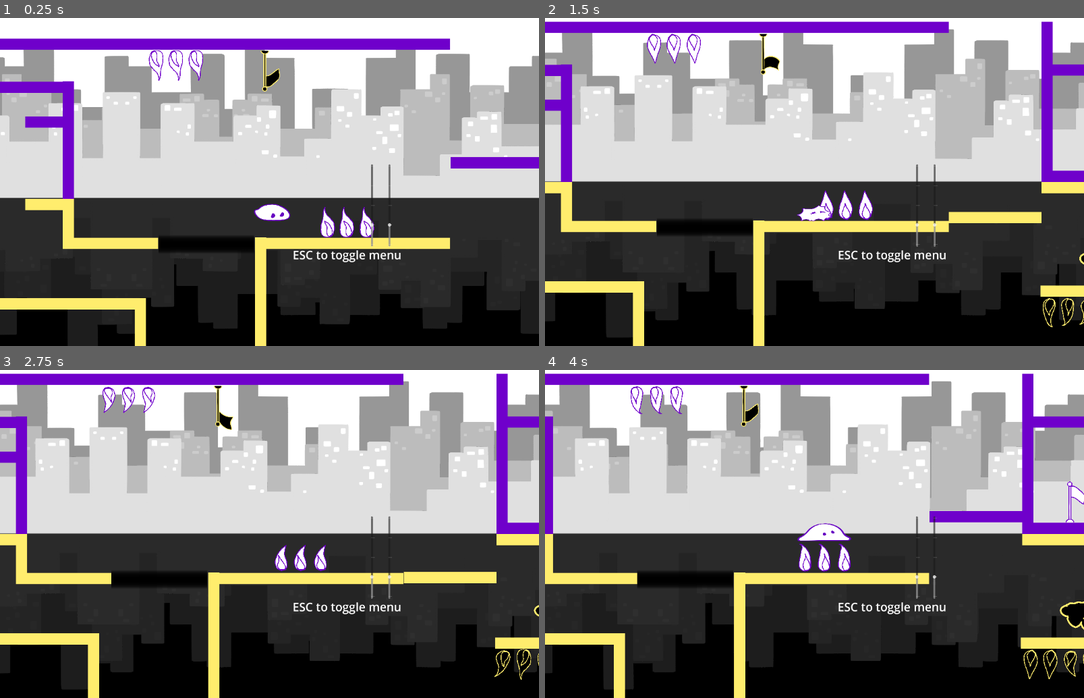
Above: before the commit, frames 1-4 (two rows, left to right).
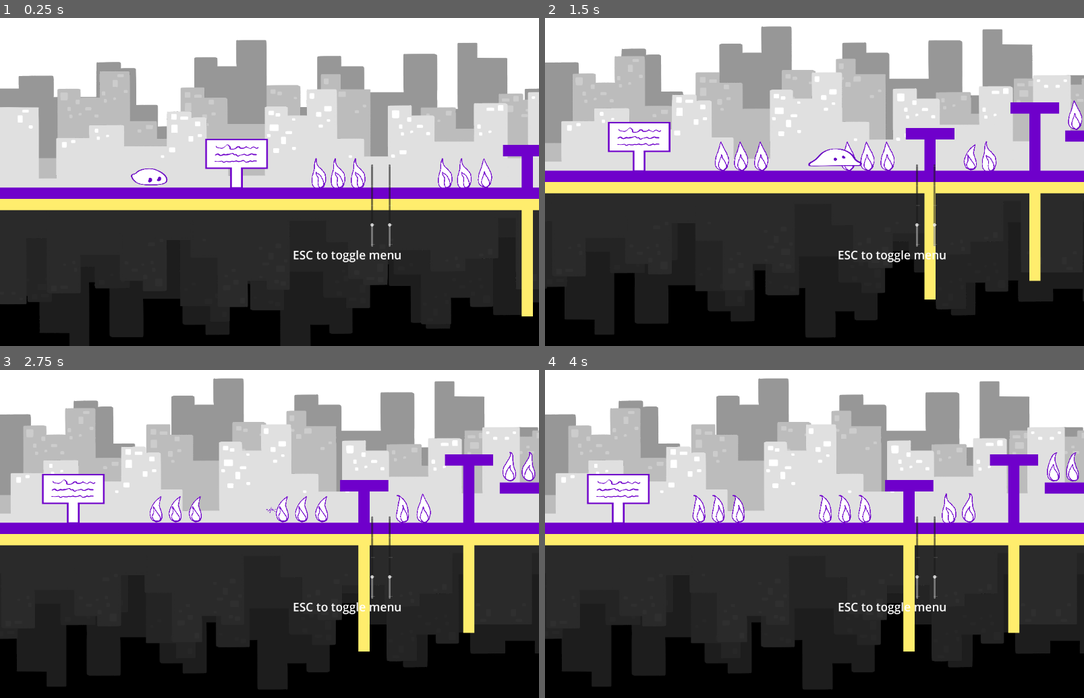
Above: after the commit, the same moments.

Repository: Globs-United/Project
Game: Godot game, scene res://lvl2.tscn
Same seed, same stepped clock (60 frames per second), same inputs: the game is played once before the commit and once after it. This scene is started directly instead of the project's main scene. Sound files missing from this copy of the repository are replaced by a short silence.
Inputs:
- Up to frame 1 (0.25 s): no input
- Up to frame 2 (1.5 s): hold Right (moveRight) from 0.53 s (still down); tap E (interact) at 0.6, 1.35 s; tap Space (jump) at 0.77 s
- Up to frame 3 (2.75 s): tap Space (jump) at 1.52 s; release Right (moveRight) at 2.03 s; hold Left (moveLeft) from 2.03 s (still down); tap E (interact) at 2.1 s
- Up to frame 4 (4 s): release Left (moveLeft) at 2.78 s; hold Right (moveRight) from 2.78 s (still down); tap E (interact) at 2.85, 3.6 s; tap Space (jump) at 3.02, 3.77 s

The runs differ from the first frame. In frame 1, 43% of the frame differs, in the area x 0-100%, y 6-100%; in frame 2, 46%, in the area x 0-100%, y 1-100%; in frame 3, 45%; in frame 4, 45%.

Commit message:
Flip spike location

Diff:
--- a/lvl1.tscn
+++ b/lvl1.tscn
@@ -102,7 +102,7 @@
 scale = Vector2(0.2, 0.2)
 
 [node name="Checkpoint6" parent="." instance=ExtResource("8_lpail")]
-position = Vector2(4703, 598)
+position = Vector2(4703, 616)
 scale = Vector2(0.2, 0.2)
 Yworld = true
 
--- a/lvl2.tscn
+++ b/lvl2.tscn
@@ -18,7 +18,7 @@
 
 [node name="Player" parent="." instance=ExtResource("1_aq45b")]
 z_index = 2
-position = Vector2(3763, 300)
+position = Vector2(254, 224)
 scale = Vector2(0.4, 0.4)
 
 [node name="Pit" parent="." instance=ExtResource("2_jukch")]
@@ -161,7 +161,7 @@
 skew = -4.31538e-05
 
 [node name="Spikes8" parent="." instance=ExtResource("7_t5h3c")]
-position = Vector2(6122, 231)
+position = Vector2(6122, 469)
 scale = Vector2(0.2, 0.2)
 skew = -4.31538e-05
 
@@ -291,11 +291,6 @@
 
 [node name="Fire18" parent="." instance=ExtResource("8_ux455")]
 position = Vector2(2857, 297)
-scale = Vector2(0.07, 0.07)
-
-[node name="Fire19" parent="." instance=ExtResource("8_ux455")]
-position = Vector2(3522, 64)
-rotation = 3.14159
 scale = Vector2(0.07, 0.07)
 
 [node name="Fire20" parent="." instance=ExtResource("8_ux455")]
